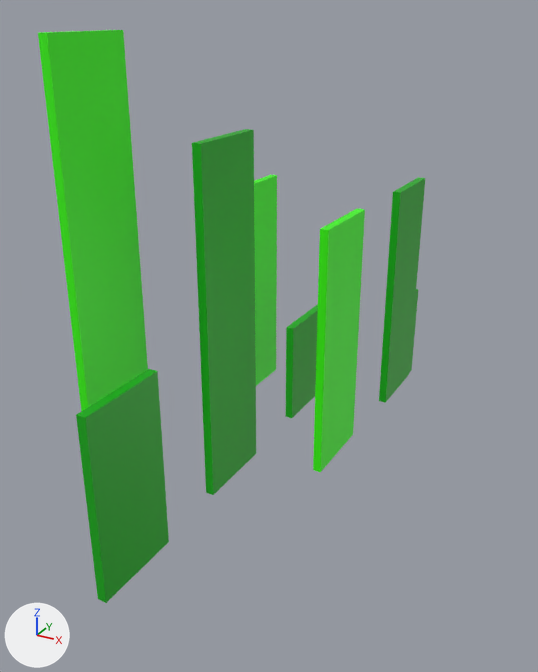
Two versions of the FBX model Assets/Model/grass3.fbx, one commit apart.
Before and after are seen from a camera (50 mm lens) standing at (3.99, 25.98, 5.13) and looking at (0.32, 32.65, 1.79). The lights are fixed; the arrows at lower left show +X, +Y and +Z.
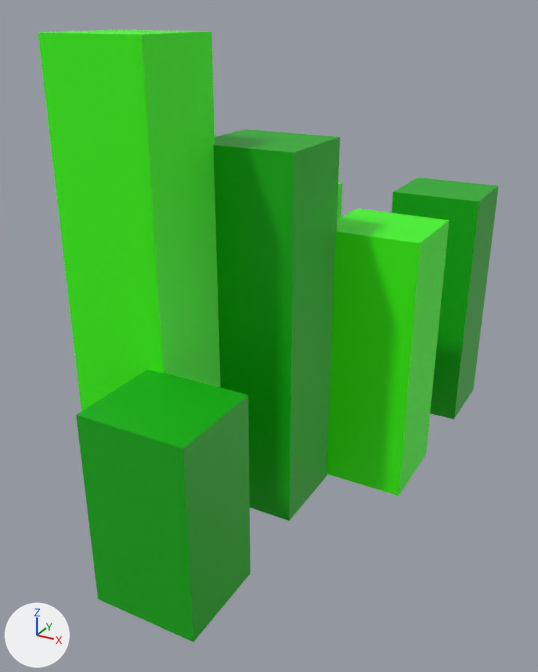
The newer file is also rescaled (x0.161), turned or shifted as a whole; pictures and numbers use the older file's frame.

What differs and where, as boxes (x1, y1, x2, y2) in the pictures (538 x 672 px; the box of a moved part takes in the faces that stretch with it):
'Cube.020', mesh rescaled (65% wider): before (38, 30, 148, 411); after (38, 30, 220, 411)
'Cube.019', mesh rescaled: before (192, 129, 256, 495); after (213, 129, 340, 521)
'Cube.021', mesh rescaled (86% wider, 16% taller): before (76, 369, 169, 603); after (76, 370, 250, 642)
'Cube.022', mesh rescaled: before (313, 209, 365, 472); after (327, 209, 449, 496)
'Cube.026', mesh rescaled: before (379, 177, 425, 403); after (391, 177, 499, 419)
'Cube.024', mesh rescaled: before (254, 175, 277, 386); after (337, 182, 342, 219)
'Cube.023', deleted: before (409, 289, 418, 373)
part 1 of me_cube_027, moved or reshaped (not visible afterwards): before (285, 304, 318, 418)

The change, as a diff of the scene's bpy script:
```diff
--- a/Assets/Model/grass3.fbx.py
+++ b/Assets/Model/grass3.fbx.py
@@ me_cube_029 @@
 me_cube_029.from_pydata(...)  # 8 vertices, 6 faces; spans x -0.1..0.0, y -0.51..0.49, z -0.47..2.52
 # used by ob_cube_024; location = (-0.92, 34.64, 0.48)
+# me_cube_029 part 6: the whole mesh is scaled about its middle by (10.8, 1, 1), then moved by (0.49, 0.0, 0.0)
 me_cube_029.materials.append(mat_material_001)
@@ me_cube_022 @@
 me_cube_022.from_pydata(...)  # 8 vertices, 6 faces; spans x -0.1..0.0, y -0.51..0.49, z -0.47..4.49
 # used by ob_cube_020; location = (-0.88, 31.48, 0.45)
+# me_cube_022 part 4: the whole mesh is scaled about its middle by (10.8, 1, 1), then moved by (0.49, 0.0, 0.0)
 me_cube_022.materials.append(mat_material_001)
@@ me_cube_028 @@
 me_cube_028.from_pydata(...)  # 8 vertices, 6 faces; spans x -0.1..0.0, y -0.51..0.49, z -0.47..2.52
 # used by ob_cube_026; location = (0.94, 35.45, 0.48)
+# me_cube_028 part 7: the whole mesh is scaled about its middle by (10.8, 1, 1), then moved by (0.49, 0.0, 0.0)
 me_cube_028.materials.append(mat_material_002)
@@ me_cube_023 @@
 me_cube_023.from_pydata(...)  # 8 vertices, 6 faces; spans x -0.1..0.0, y -0.51..0.49, z -0.47..1.52
 # used by ob_cube_021; location = (0.03, 30.5, 0.48)
+# me_cube_023 part 2: the whole mesh is scaled about its middle by (10.8, 1, 1), then moved by (0.49, 0.0, 0.0)
 me_cube_023.materials.append(mat_material_002)
@@ me_cube_024 @@
 me_cube_024.from_pydata(...)  # 8 vertices, 6 faces; spans x -0.1..0.0, y -0.51..0.49, z -0.47..2.52
 # used by ob_cube_022; location = (0.88, 33.43, 0.48)
+# me_cube_024 part 5: the whole mesh is scaled about its middle by (10.8, 1, 1), then moved by (0.49, 0.0, 0.0)
 me_cube_024.materials.append(mat_material_001)
@@ me_cube_021 @@
 me_cube_021.from_pydata(...)  # 8 vertices, 6 faces; spans x -0.1..0.0, y -0.51..0.49, z -0.47..3.51
 # used by ob_cube_019; location = (-0.03, 32.46, 0.45)
+# me_cube_021 part 3: the whole mesh is scaled about its middle by (10.8, 1, 1), then moved by (0.49, 0.0, 0.0)
 me_cube_021.materials.append(mat_material_002)
@@ me_cube_027 @@
 me_cube_027.from_pydata(...)  # 8 vertices, 6 faces; spans x -0.1..0.0, y -0.505..0.495, z -0.473..0.853
 # used by ob_cube_025; location = (-0.02, 34.42, 0.48)
 # before: 4 (0.0, -0.505, -0.473) at pixel (292, 418), 5 (0.0, -0.505, 0.853) at pixel (293, 328), 6 (0.0, 0.495, -0.473), 7 (0.0, 0.495, 0.853)
+# me_cube_027 part 1
+for i in [*range(4, 8)]: me_cube_027.vertices[i].co += Vector((0.987, 0.0, 0.0))
 me_cube_027.materials.append(mat_material_002)
@@ ob_cube_023 @@
-ob_cube_023 = bpy.data.objects.new('Cube.023', me_cube_025)
-ob_cube_023.location = (0.92, 35.62, 0.48)
```
